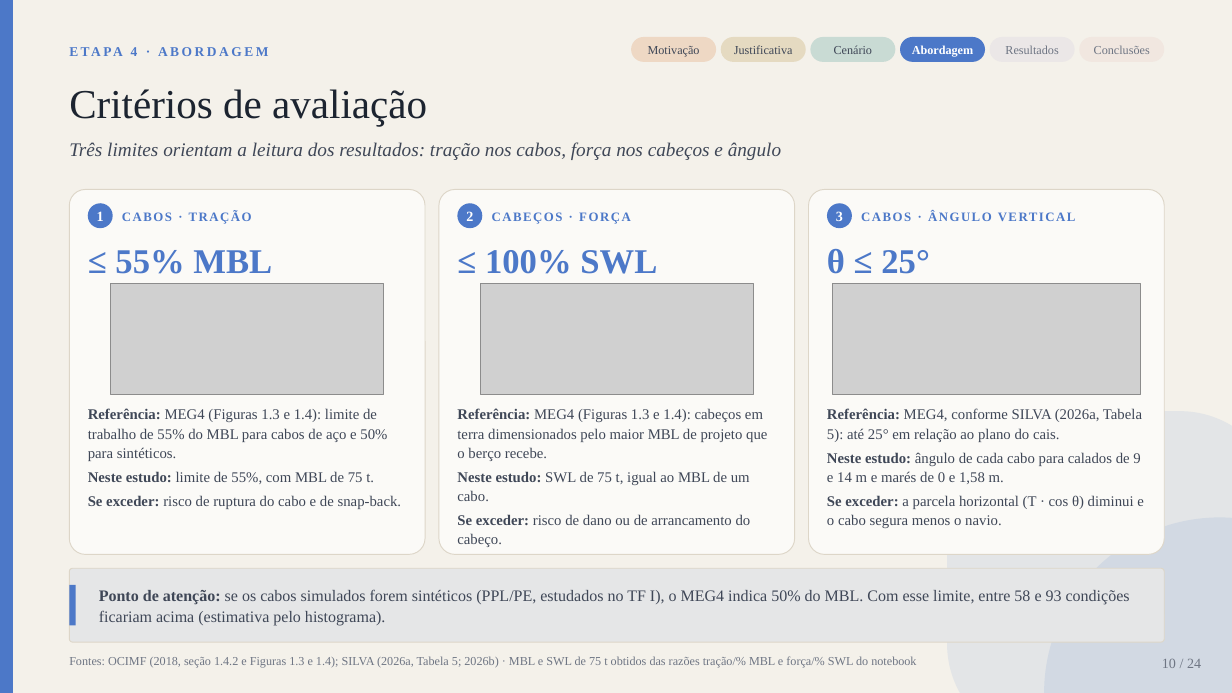
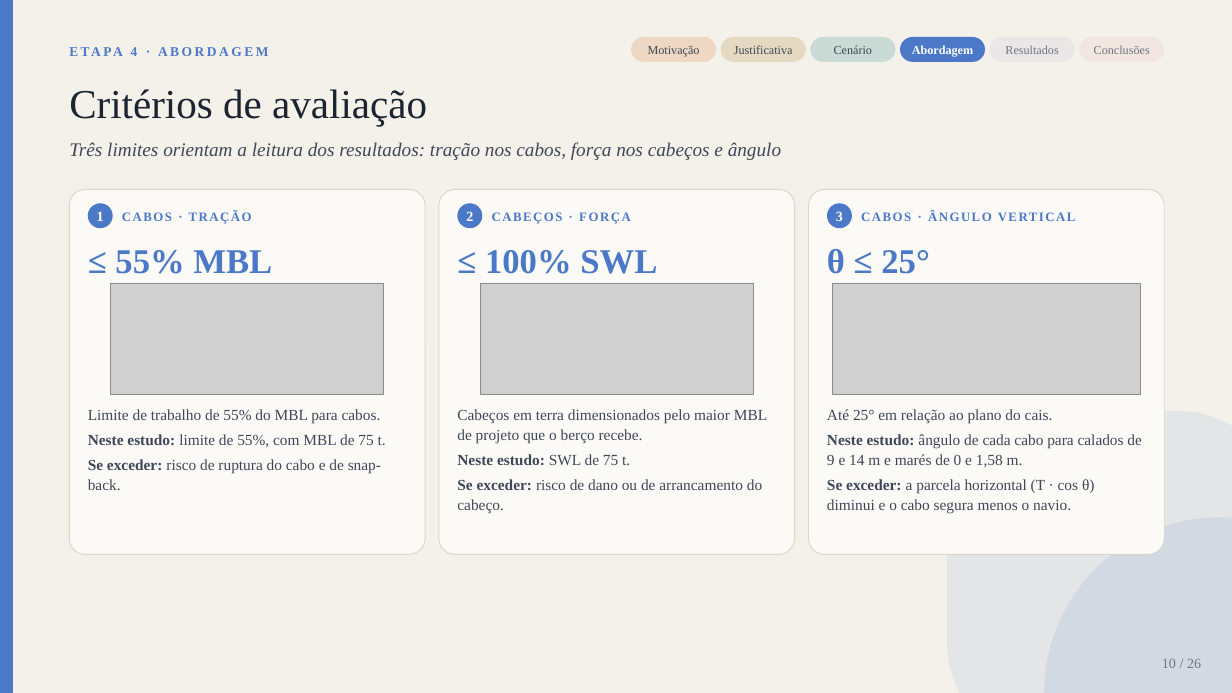
Before and after one commit to gustavogsilvaa/Apresentacao-Kiro, a slide deck: slide 10 of amarracao_v3/Apresentacao_TF_Amarracao_parcial.pptx. Drawn at 1232x693 pixels with LibreOffice and Linux fonts; fonts in the diff are those of the drawing; grey boxes stand for pictures. Boxes give left, top, right and bottom in pixels: in the first picture for what was removed or moved away, otherwise in the second. Text is boxed around its words. In the diff, an @@ line names an element or a change of style, - is before the commit and + after.

```diff
--- a/amarracao_v3/Apresentacao_TF_Amarracao_parcial.pptx
+++ b/amarracao_v3/Apresentacao_TF_Amarracao_parcial.pptx
@@ text at bbox=[88, 409, 381, 424]: text changed; size 11.5 to 12 pt @@
-Referência: MEG4 (Figuras 1.3 e 1.4): limite de trabalho de 55% do MBL para cabos de aço e 50% para sintéticos.
+Limite de trabalho de 55% do MBL para cabos.
@@ text at bbox=[457, 409, 767, 465]: text changed; size 11.5 to 12 pt @@
-Referência: MEG4 (Figuras 1.3 e 1.4): cabeços em terra dimensionados pelo maior MBL de projeto que o berço recebe.
-Neste estudo: SWL de 75 t, igual ao MBL de um cabo.
+Cabeços em terra dimensionados pelo maior MBL de projeto que o berço recebe.
+Neste estudo: SWL de 75 t.
@@ text at bbox=[827, 409, 1053, 424]: text changed; size 11.5 to 12 pt @@
-Referência: MEG4, conforme SILVA (2026a, Tabela 5): até 25° em relação ao plano do cais.
+Até 25° em relação ao plano do cais.
@@ text at bbox=[88, 434, 386, 490]: size 11.5 to 12 pt in "Neste estudo: limite de 55%, com MBL ...", "Se exceder: risco de ruptura do cabo ..." @@
@@ text at bbox=[827, 434, 1142, 514]: size 11.5 to 12 pt in "Neste estudo: ângulo de cada cabo para ...", "Se exceder: a parcela horizontal (T · ..." @@
@@ text at bbox=[457, 479, 762, 513]: size 11.5 to 12 pt in "Se exceder: risco de dano ou de ..." @@
@@ rounded rectangle removed at bbox=[69, 568, 1165, 642] @@
@@ rectangle removed at bbox=[69, 585, 76, 626] @@
@@ text removed at bbox=[99, 590, 1130, 626] @@
-Ponto de atenção: se os cabos simulados forem sintéticos (PPL/PE, estudados no TF I), o MEG4 indica 50% do MBL. Com esse limite, entre 58 e 93 condições ficariam acima (estimativa pelo histograma).
@@ text removed at bbox=[69, 656, 916, 668] @@
-Fontes: OCIMF (2018, seção 1.4.2 e Figuras 1.3 e 1.4); SILVA (2026a, Tabela 5; 2026b) · MBL e SWL de 75 t obtidos das razões tração/% MBL e força/% SWL do notebook
@@ text at bbox=[1162, 659, 1201, 668]: text changed @@
-10 / 24
+10 / 26
```
Also in this commit, not shown: 23 other slides changed, 2 slides added, 10 other files.
